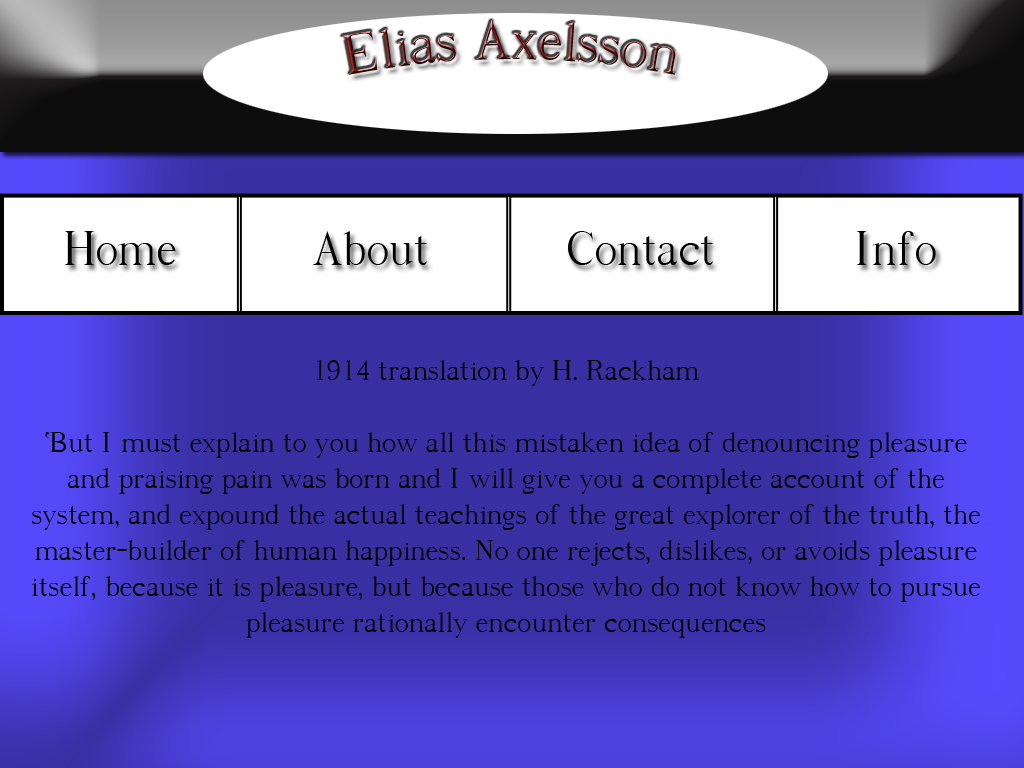
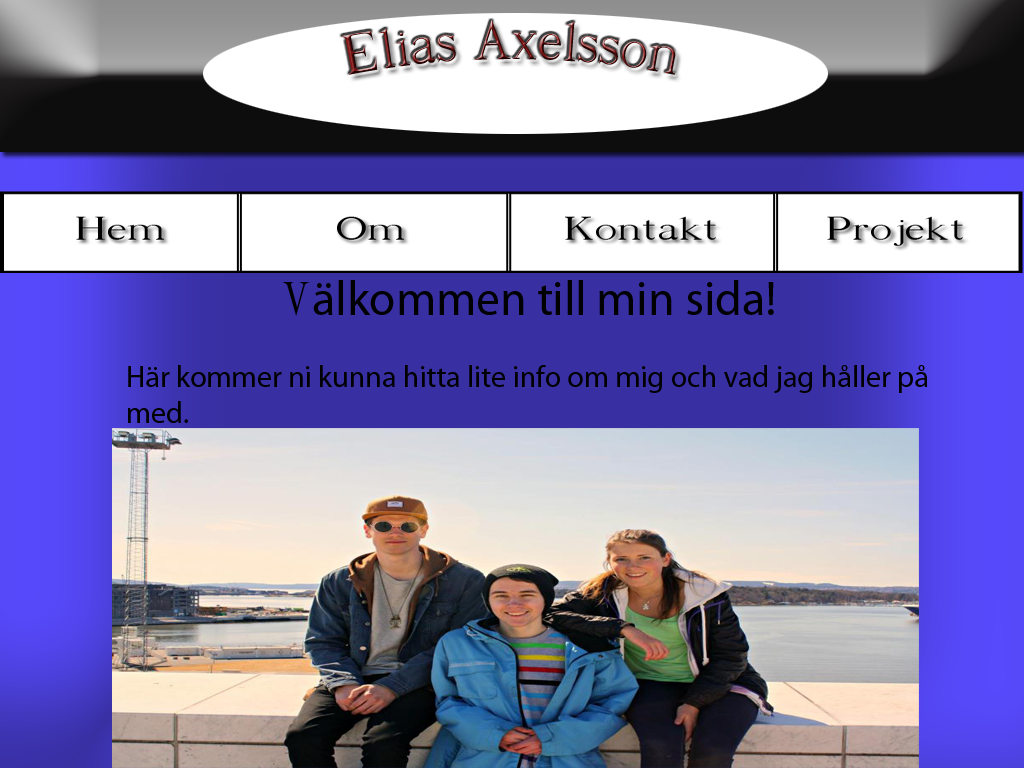
Two versions of the same layered image (1024x768). Layer-by-layer changes:
removed layer "Info" over bbox(856, 231, 936, 265)
removed layer "Contact" over bbox(568, 231, 713, 265)
removed layer "About" over bbox(313, 231, 427, 265)
removed layer "Home" over bbox(65, 231, 176, 265)
removed layer "Shape 4" over bbox(775, 269, 777, 311)
removed layer "Shape 3" over bbox(508, 269, 510, 311)
removed layer "Shape 2" over bbox(238, 269, 240, 311)
removed layer "Shape 1" over bbox(0, 193, 1023, 315)
added layer "Knappar" above "Elias Axelsson" over bbox(0, 191, 1023, 273)
renamed "Random text" to "Välkommen", painted on it over bbox(32, 280, 980, 638)
added layer "Bild på mig och mina syskon" above "Bakgrund" over bbox(112, 428, 919, 768)
